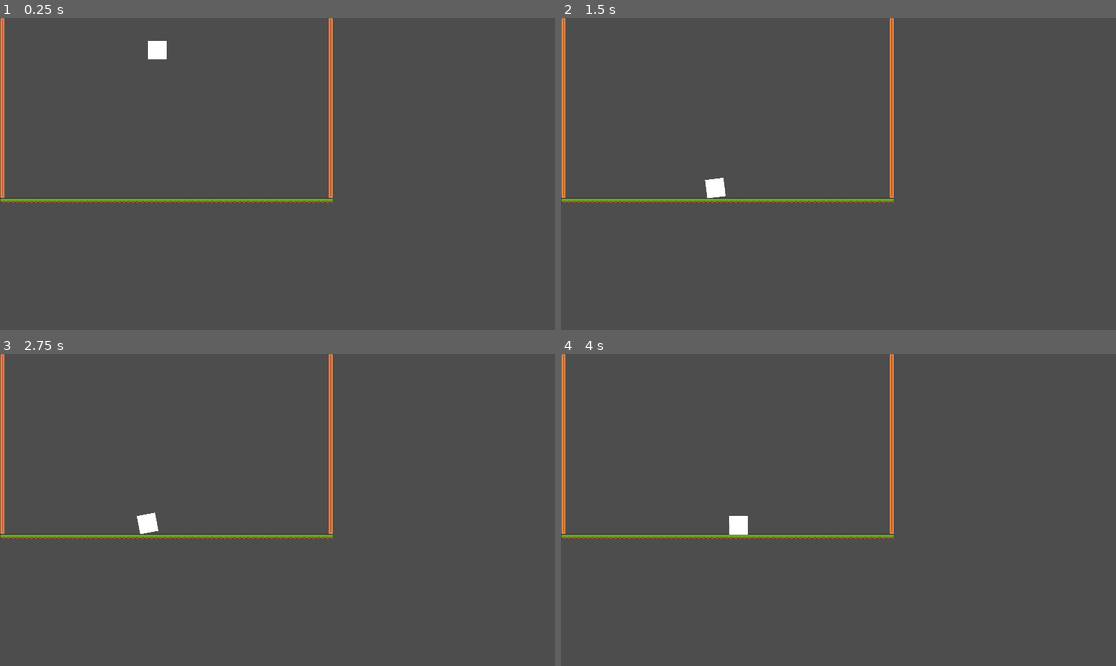
Above: before the commit, frames 1-4 (two rows, left to right).
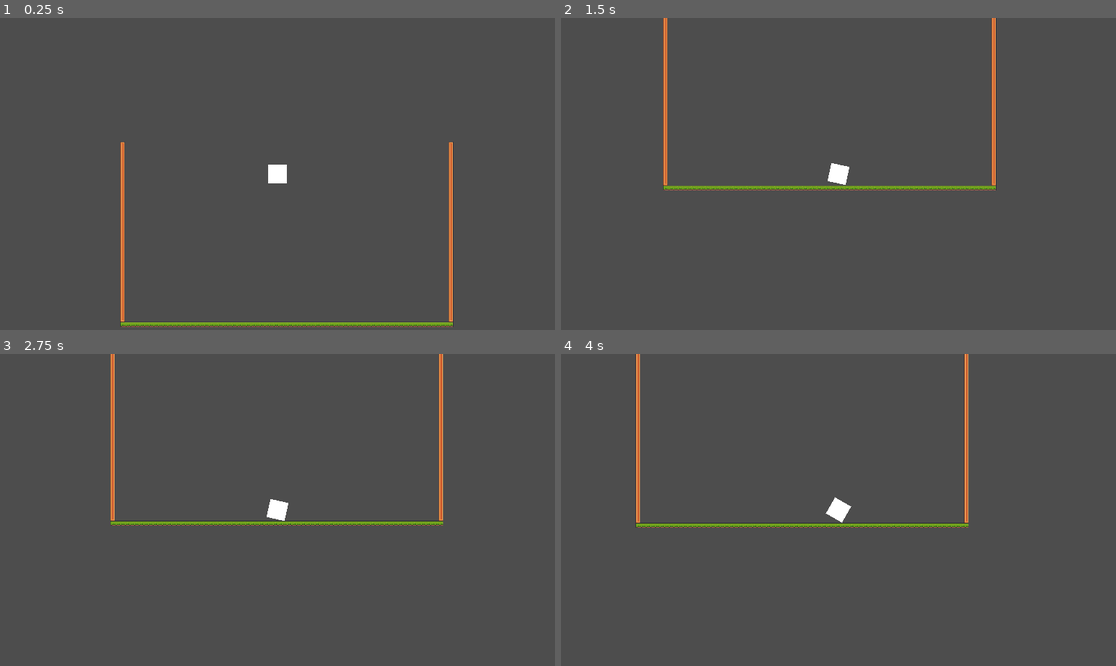
Above: after the commit, the same moments.

Repository: More-Than-Many/2d-platformer-geometry-game
Game: Godot game, scene res://test-level/test-level.tscn
Two runs of this game, one before a commit and one after it. Both use one fixed random seed, a clock stepped at 60 frames per second and the inputs below. Before the commit the project has no main scene; this scene is started directly in both runs.
Inputs:
- Up to frame 1 (0.25 s): no input
- Up to frame 2 (1.5 s): hold D (right) 0.53-1.28 s; hold A (left) from 1.28 s (still down)
- Up to frame 3 (2.75 s): release A (left) at 2.03 s; hold D (right) from 2.03 s (still down)
- Up to frame 4 (4 s): release D (right) at 3.53 s; hold A (left) from 3.53 s (still down)

The runs differ from the first frame. In frame 1, 4.1% of the frame differs, in the area x 0-82%, y 0-100%; in frame 2, 4.0%; in frame 3, 3.9%; in frame 4, 4.1%.

Commit message:
Torque more gradually applied

Diff:
--- a/project.godot
+++ b/project.godot
@@ -11,6 +11,7 @@
 [application]
 
 config/name="2D-Platformer-Geometry-Game"
+run/main_scene="uid://b2nnryp8opnje"
 config/features=PackedStringArray("4.5", "Forward Plus")
 config/icon="res://icon.svg"
 
--- a/test-player/test-player.tscn
+++ b/test-player/test-player.tscn
@@ -12,10 +12,12 @@
 script = ExtResource("1_d7e6n")
 
 [node name="CollisionShape2D" type="CollisionShape2D" parent="."]
-shape = SubResource("RectangleShape2D_tmtbt")
+shape = SubResource("RectangleShape2D_d7e6n")
 debug_color = Color(0, 0.6, 0.69803923, 0.76862746)
 
 [node name="Sprite2D" type="Sprite2D" parent="."]
 position = Vector2(0, -9.536743e-07)
 scale = Vector2(64, 64)
 texture = SubResource("CanvasTexture_tmtbt")
+
+[node name="Camera2D" type="Camera2D" parent="."]
--- a/test-player/test_player.gd
+++ b/test-player/test_player.gd
@@ -1,15 +1,19 @@
 extends RigidBody2D
 
-@export var torque_force = 8000
+@export var base_torque_force := 16000.0
+
+var input_direction : float
+
+var current_torque_force : float
 
 func _ready():
-	print(torque_force)
+	pass
 
 func _physics_process(_delta: float) -> void:
-	if Input.is_action_pressed("left"):
-		apply_torque(-torque_force)
+	input_direction = Input.get_axis("left", "right")
+	current_torque_force = lerp(current_torque_force, input_direction * base_torque_force, 0.3)
 
-	if Input.is_action_pressed("right"):
-		apply_torque(torque_force)
+	apply_torque(current_torque_force)
+	print(current_torque_force)
 
 	angular_velocity = clamp(angular_velocity, -PI, PI)
Not shown: 1 places in test-player/test-player.tscn that only renumber resources
